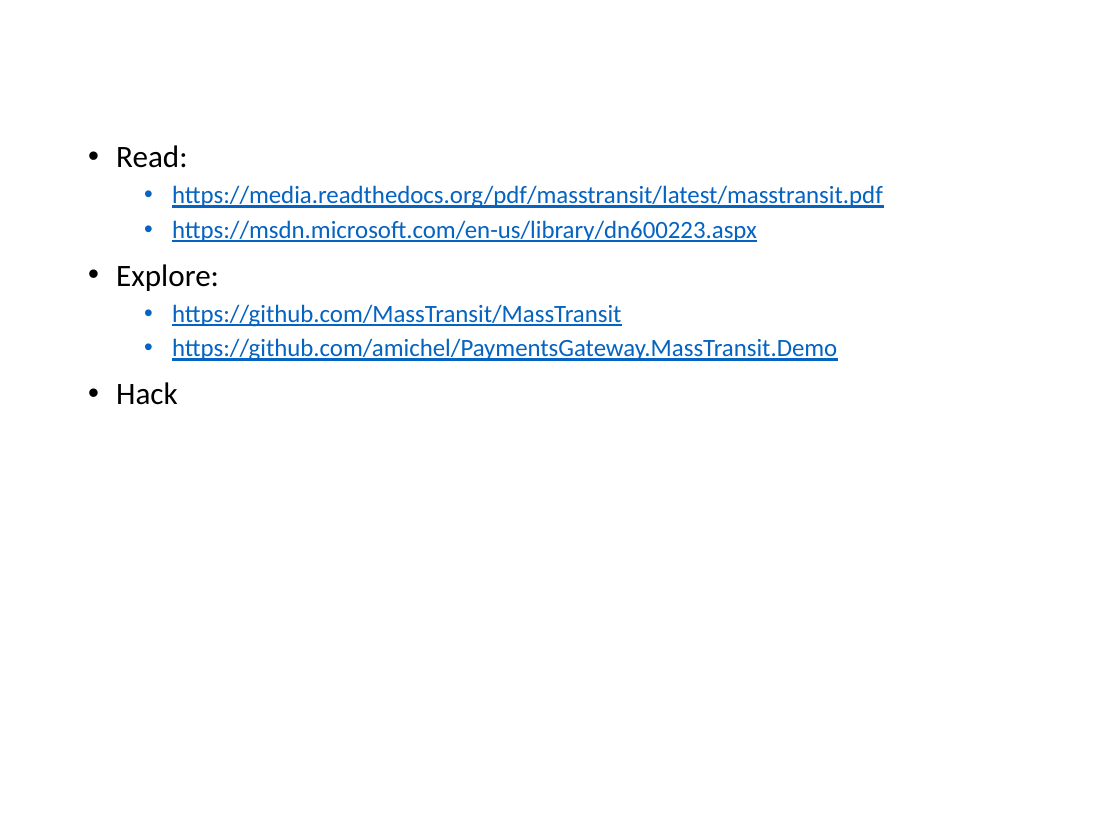
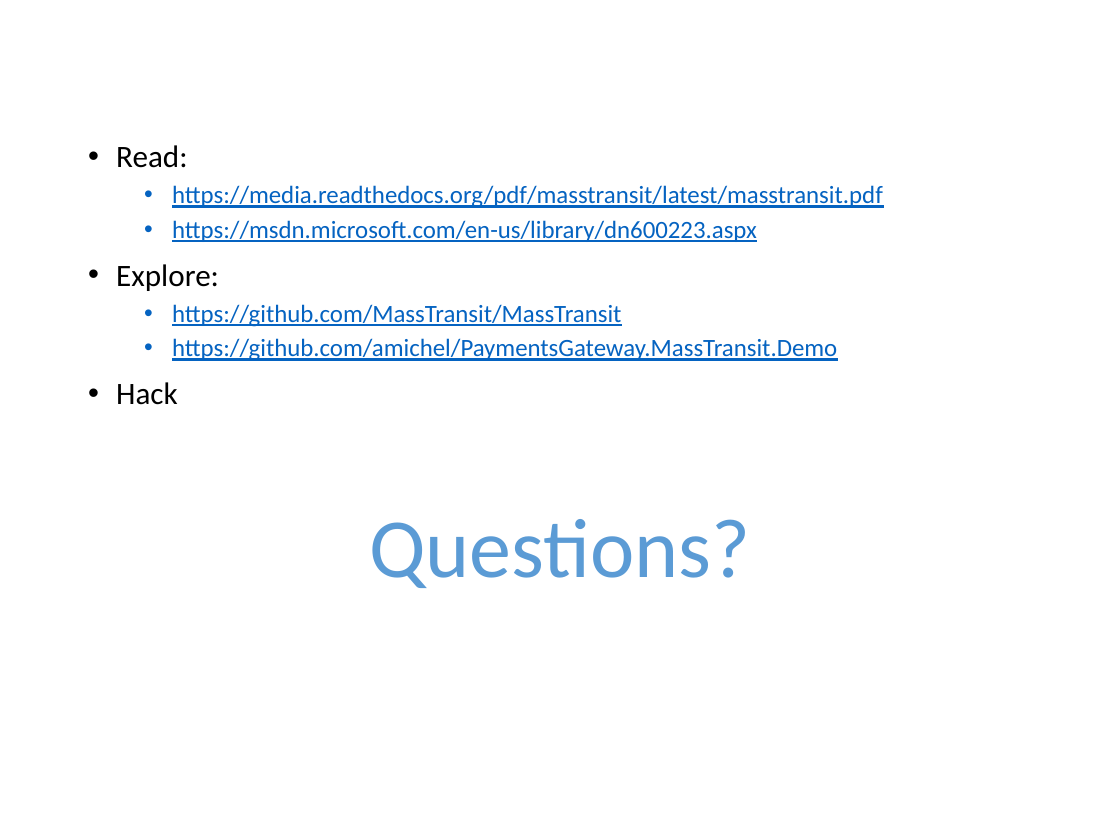
Before and after one commit to amichel/PaymentsGateway.MassTransit.Demo, a slide deck: slide 16 of Presentation/Service Bus Integration Patterns.pptx (slide 17 before the commit). Drawn at 1120x840 pixels with LibreOffice and Linux fonts; fonts in the diff are those of the drawing; background and template pictures are left out. Boxes give left, top, right and bottom in pixels: in the first picture for what was removed or moved away, otherwise in the second. Text is boxed around its words. In the diff, an @@ line names an element or a change of style, - is before the commit and + after.

```diff
--- a/Presentation/Service Bus Integration Patterns.pptx
+++ b/Presentation/Service Bus Integration Patterns.pptx
@@ text added at (x1=369, y1=519, x2=750, y2=588), 54 pt, text #5B9BD5 @@
+Questions?
```
Also in this commit, not shown: 3 other slides changed, 1 slide removed.
